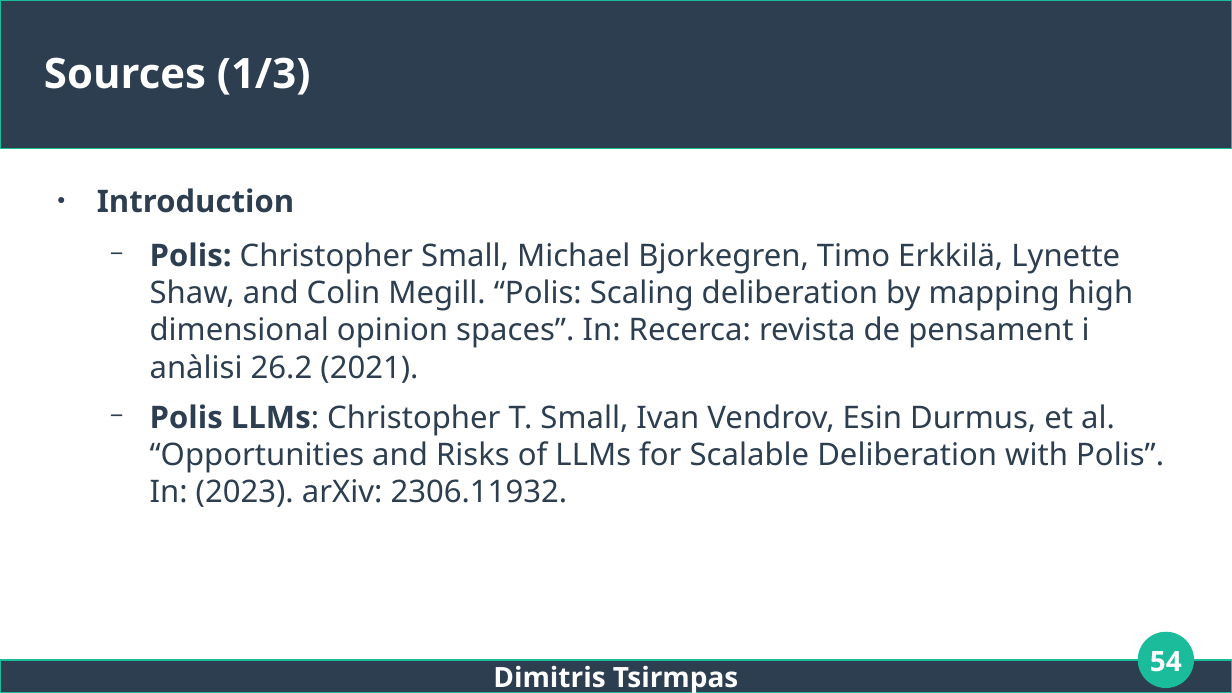
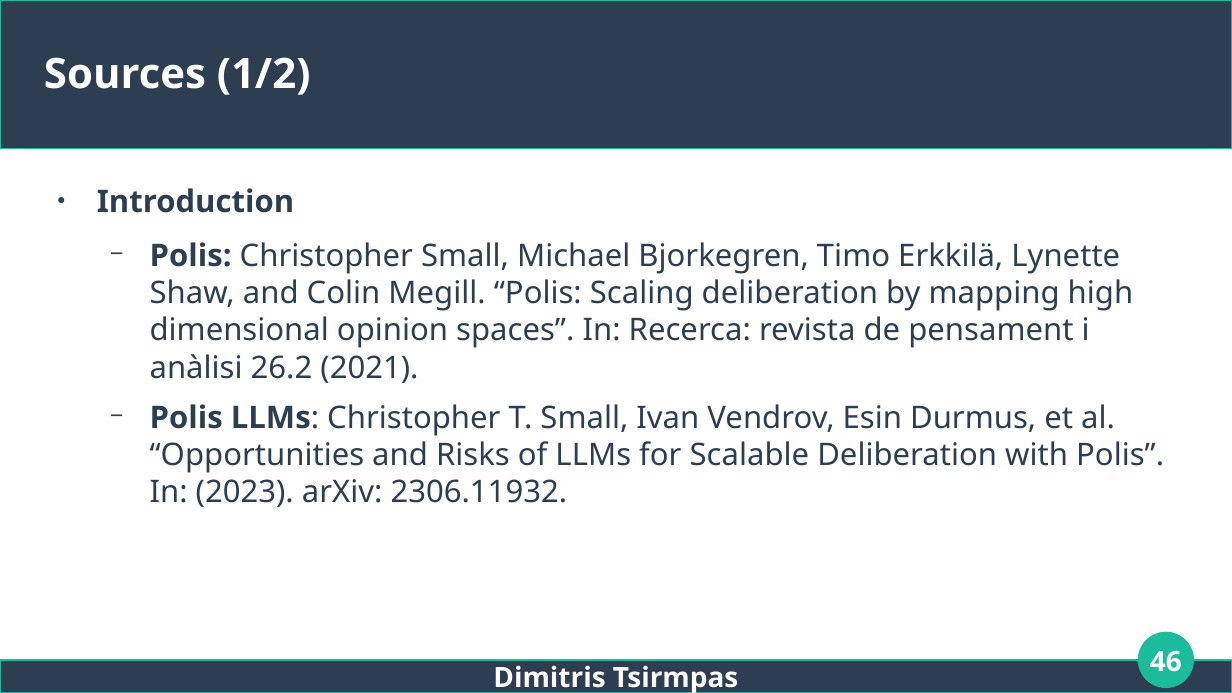
Before and after one commit to dimits-ts/llm_moderation_research, a slide deck: slide 46 of presentations/thesis.odp (slide 54 before the commit). Drawn at 1232x693 pixels with LibreOffice and Linux fonts; fonts in the diff are those of the drawing. Boxes give left, top, right and bottom in pixels: in the first picture for what was removed or moved away, otherwise in the second. Text is boxed around its words. In the diff, an @@ line names an element or a change of style, - is before the commit and + after.

```diff
--- a/presentations/thesis.odp
+++ b/presentations/thesis.odp
@@ title at (x1=44, y1=57, x2=311, y2=95): text changed @@
-Sources (1/3)
+Sources (1/2)
@@ page number at (x1=1150, y1=651, x2=1182, y2=672): text changed @@
-54
+46
```
Also in this commit, not shown: 15 other slides changed, 4 slides added, 1 slide removed.
